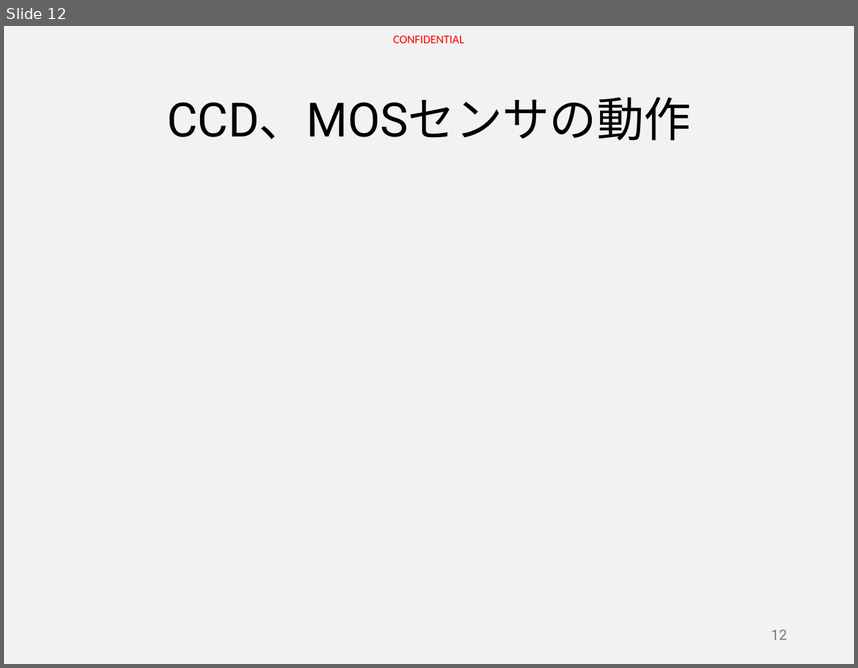
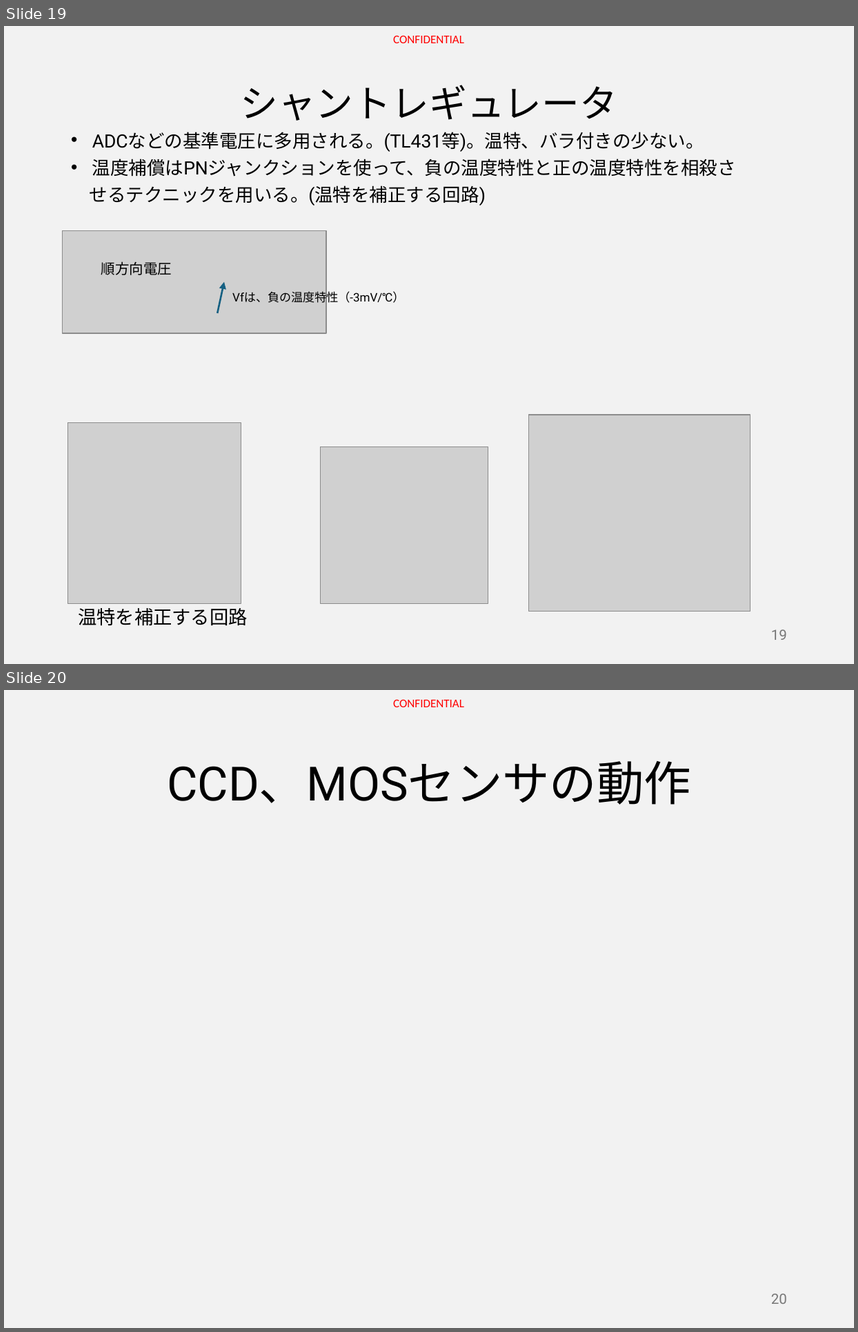
Before and after one commit to HiroyaIto/sansen, a slide deck: MOS-TrとICの基本&Tips Part1.pptx. Shown one above the other, each under a label of ours: slide 12 before the commit, slides 19 and 20 after it. The pictures are 858x668 and 858x1332 pixels, drawn with LibreOffice and Linux fonts; fonts in the diff are those of the drawing; grey boxes stand for pictures. Boxes give left, top, right and bottom in pixels: in the first picture for what was removed or moved away, otherwise in the second. Text is boxed around its words. In the diff, an @@ line names an element or a change of style, - is before the commit and + after.

```diff
--- a/MOS-TrとICの基本&Tips Part1.pptx
+++ b/MOS-TrとICの基本&Tips Part1.pptx
@@ slide 19 added at (x1=4, y1=26, x2=854, y2=664), background #F2F2F2; not listed: 1 template element that a slide beside it also shows @@
@@ title added at (x1=240, y1=85, x2=617, y2=121), 32 pt, text #000000 @@
+シャントレギュレータ
@@ text added at (x1=90, y1=132, x2=736, y2=205), 15.5 pt, text #000000 @@
+• ADCなどの基準電圧に多用される。(TL431等)。温特、バラ付きの少ない。
+• 温度補償はPNジャンクションを使って、負の温度特性と正の温度特性を相殺さ
+せるテクニックを用いる。(温特を補正する回路)
@@ group added at (x1=63, y1=230, x2=404, y2=333): 2 texts, 1 picture, 1 arrow @@
+順方向電圧
+Vfは、負の温度特性（-3mV/℃）
@@ picture added at (x1=528, y1=414, x2=751, y2=611) @@
@@ picture added at (x1=67, y1=422, x2=241, y2=602) @@
@@ picture added at (x1=320, y1=447, x2=488, y2=604) @@
@@ text added at (x1=78, y1=608, x2=248, y2=626), 16 pt, text #000000 @@
+温特を補正する回路
@@ page number added at (x1=771, y1=629, x2=787, y2=639), 12 pt, text #797979 @@
+19
@@ what was slide 12 is now slide 20 @@
@@ page number at (x1=771, y1=1293, x2=787, y2=1303): text changed @@
-12
+20
```
Also in this commit, not shown: 2 slides changed, 8 other slides added, 1 slide removed.
